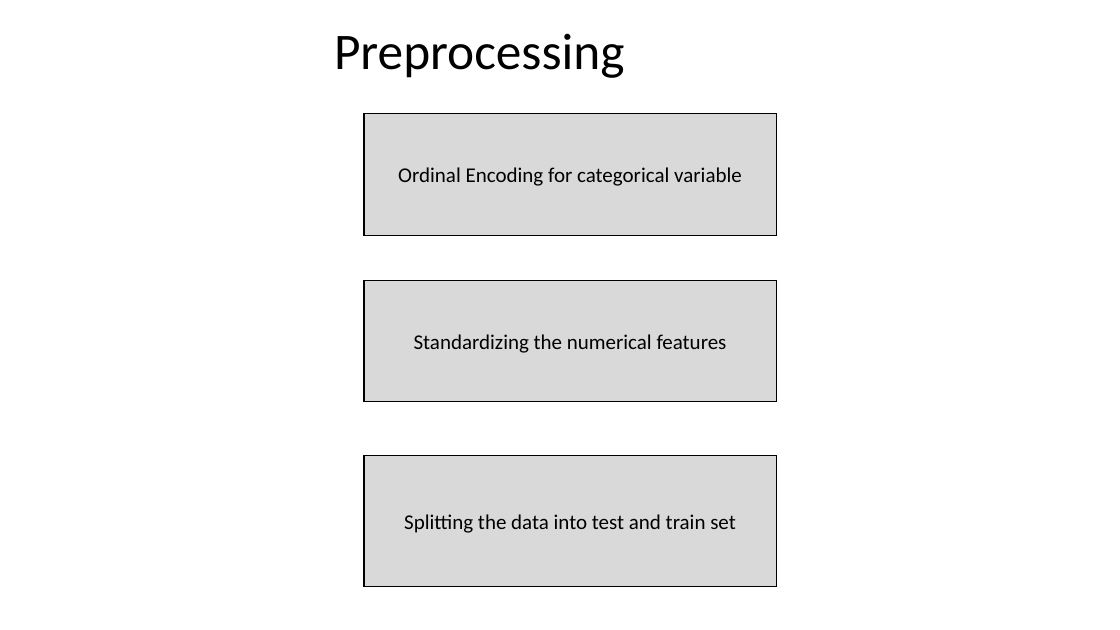
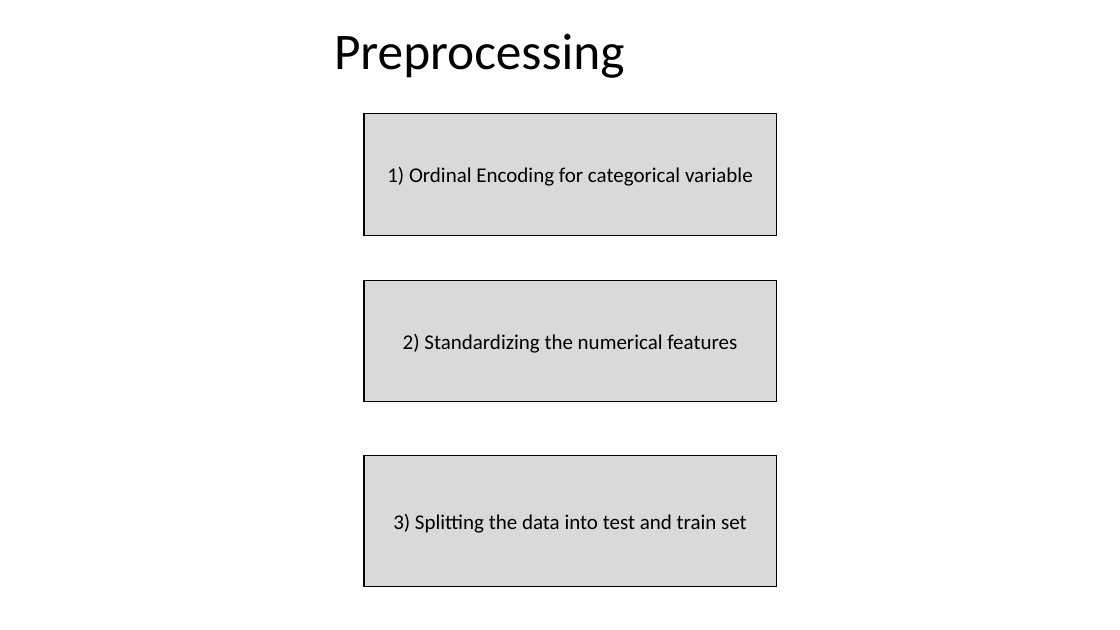
Before and after one commit to Elaveni16/Data-science, a slide deck: slide 16 of Capstone 2/WSDM - KKBox's Churn Prediction Challenge/docs/Capstone2_Final_Presentation–.pptx (slide 15 before the commit). Drawn at 1120x630 pixels with LibreOffice and Linux fonts; fonts in the diff are those of the drawing; background and template pictures are left out. Boxes give left, top, right and bottom in pixels: in the first picture for what was removed or moved away, otherwise in the second. Text is boxed around its words. In the diff, an @@ line names an element or a change of style, - is before the commit and + after.

```diff
--- a/Capstone 2/WSDM - KKBox's Churn Prediction Challenge/docs/Capstone2_Final_Presentation–.pptx
+++ b/Capstone 2/WSDM - KKBox's Churn Prediction Challenge/docs/Capstone2_Final_Presentation–.pptx
@@ text in rectangle at <box>387,167,753,186</box>: text changed @@
-Ordinal Encoding for categorical variable
+1) Ordinal Encoding for categorical variable
@@ text in rectangle at <box>403,334,737,353</box>: text changed @@
-Standardizing the numerical features
+2) Standardizing the numerical features
@@ text in rectangle at <box>393,514,747,533</box>: text changed @@
-Splitting the data into test and train set
+3) Splitting the data into test and train set
```
Also in this commit, not shown: 5 other slides changed, 1 slide added.
